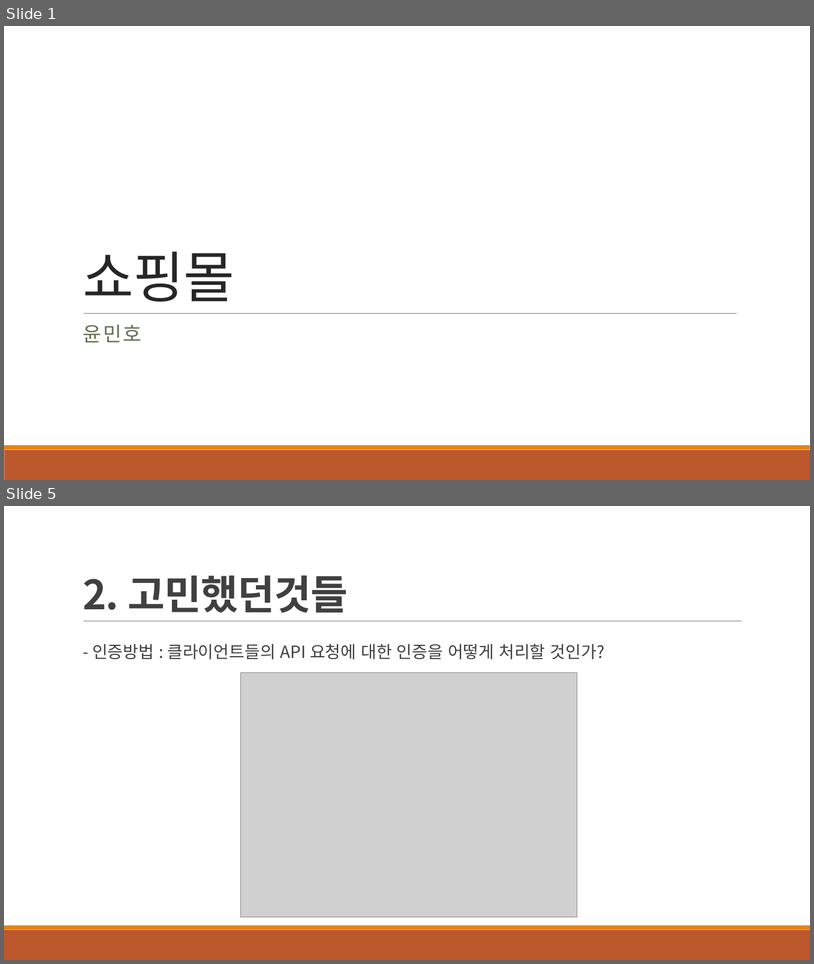
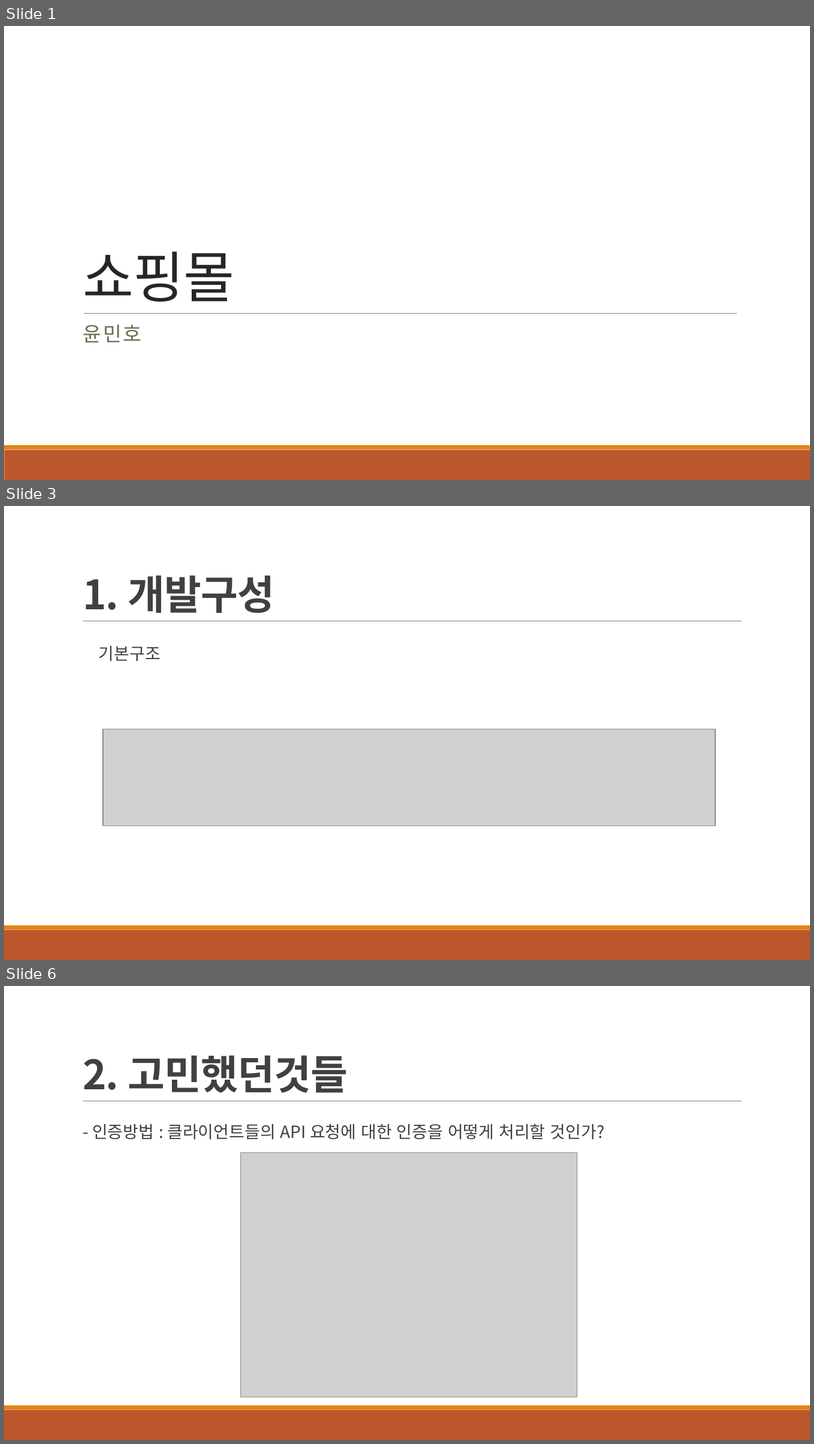
Before and after one commit to src8655/mhshop, a slide deck: 윤민호 발표.pptx. Shown one above the other, each under a label of ours: slides 1 and 5 before the commit, slides 1, 3 and 6 after it; the slides between them are not shown. The pictures are 814x964 and 814x1444 pixels, drawn with LibreOffice and Linux fonts; fonts in the diff are those of the drawing; grey boxes stand for pictures. Boxes give left, top, right and bottom in pixels: in the first picture for what was removed or moved away, otherwise in the second. Text is boxed around its words. In the diff, an @@ line names an element or a change of style, - is before the commit and + after.

```diff
--- a/윤민호 발표.pptx
+++ b/윤민호 발표.pptx
@@ slide 3 added at bbox=[4, 506, 810, 960], background #FFFFFF; not listed: 3 template elements that a slide beside it also shows @@
@@ title added at bbox=[83, 575, 275, 613], 48 pt, text #404040, bold @@
+1. 개발구성
@@ text added at bbox=[99, 646, 161, 661], 20 pt, text #404040 @@
+기본구조
@@ picture added at bbox=[103, 729, 716, 825] @@
@@ what was slide 5 is now slide 6 @@
```
Also in this commit, not shown: 4 slides changed.
